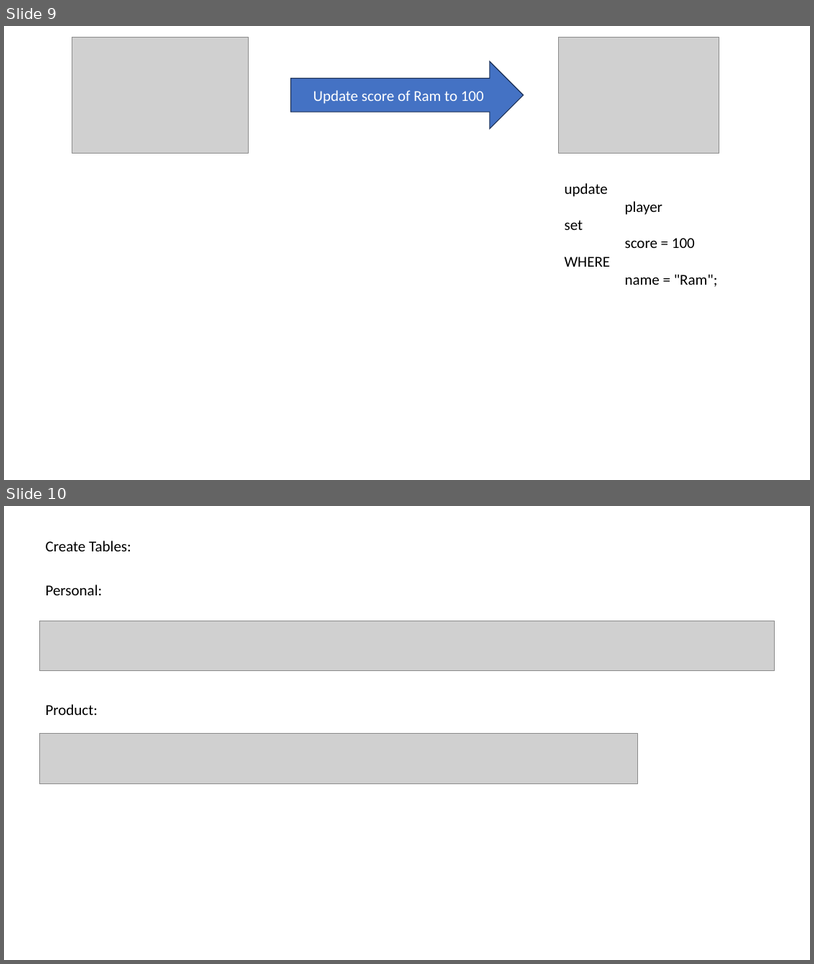
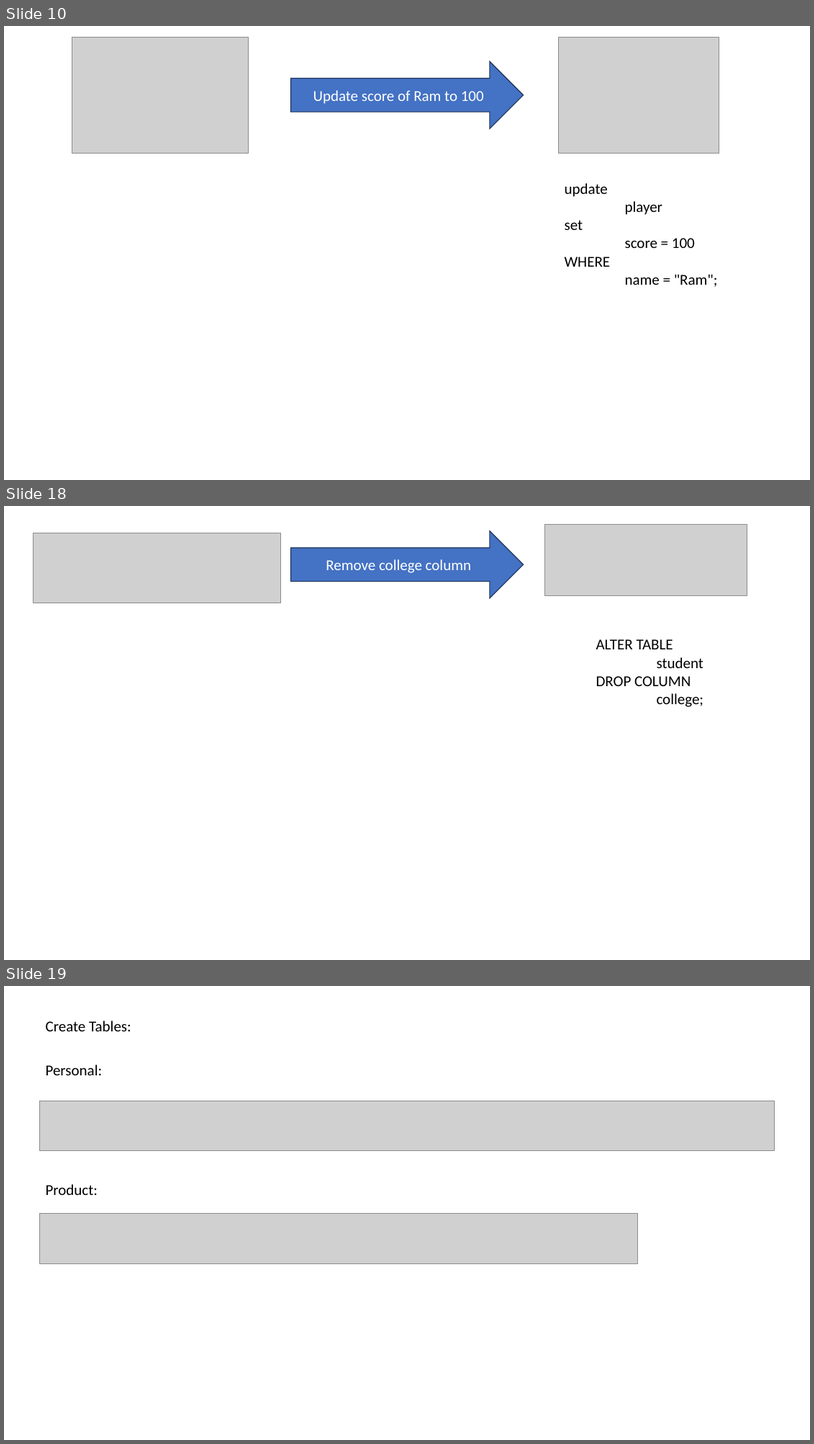
Before and after one commit to venkatyashwanth/mysql_notes, a slide deck: SQL.pptx. Shown one above the other, each under a label of ours: slides 9 and 10 before the commit, slides 10, 18 and 19 after it; the slides between them are not shown. The pictures are 814x964 and 814x1444 pixels, drawn with LibreOffice and Linux fonts; fonts in the diff are those of the drawing; grey boxes stand for pictures. Boxes give left, top, right and bottom in pixels: in the first picture for what was removed or moved away, otherwise in the second. Text is boxed around its words. In the diff, an @@ line names an element or a change of style, - is before the commit and + after.

```diff
--- a/SQL.pptx
+++ b/SQL.pptx
@@ slide 18 added at (4,506,810,960), background #FFFFFF @@
@@ picture added at (545,524,747,596) @@
@@ picture added at (33,533,280,602) @@
@@ right arrow added at (291,530,524,598), fill #4472C4, outline #1E3256 1 pt, 18 pt, text #FFFFFF @@
+Remove college column
@@ text added at (597,639,705,707), 18 pt, text #000000 @@
+ALTER TABLE
+student
+DROP COLUMN
+college;
@@ what was slide 9 is now slide 10 @@
@@ what was slide 10 is now slide 19 @@
```
Also in this commit, not shown: 1 slide changed, 8 other slides added, 1 other file.
